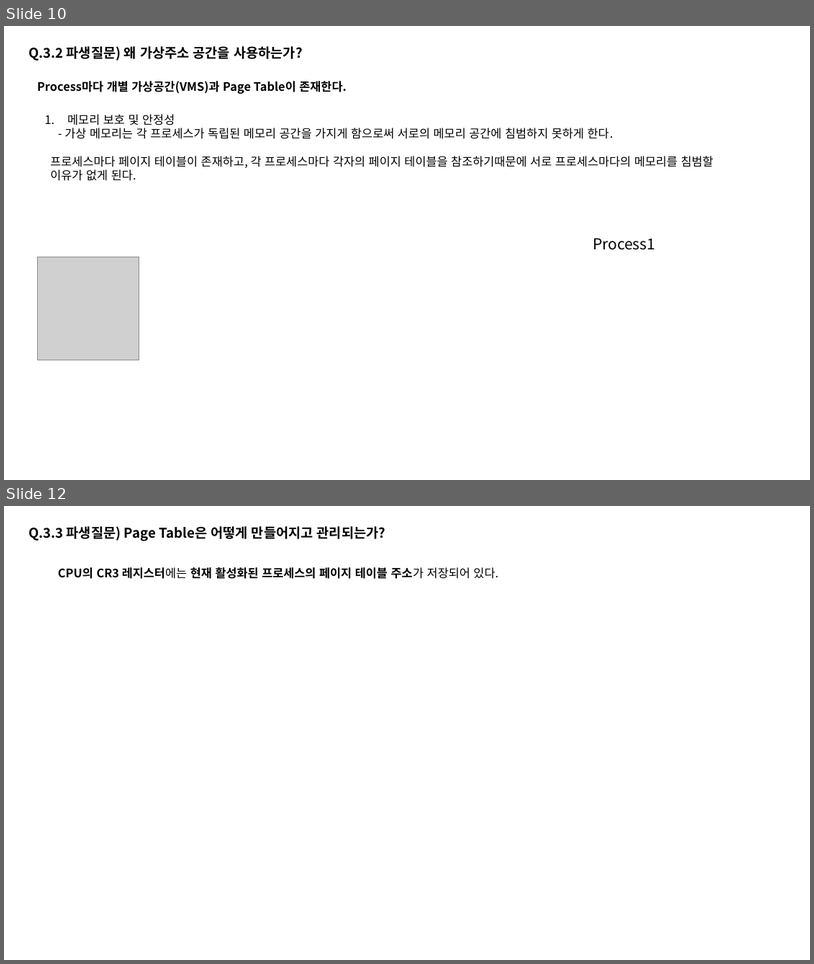
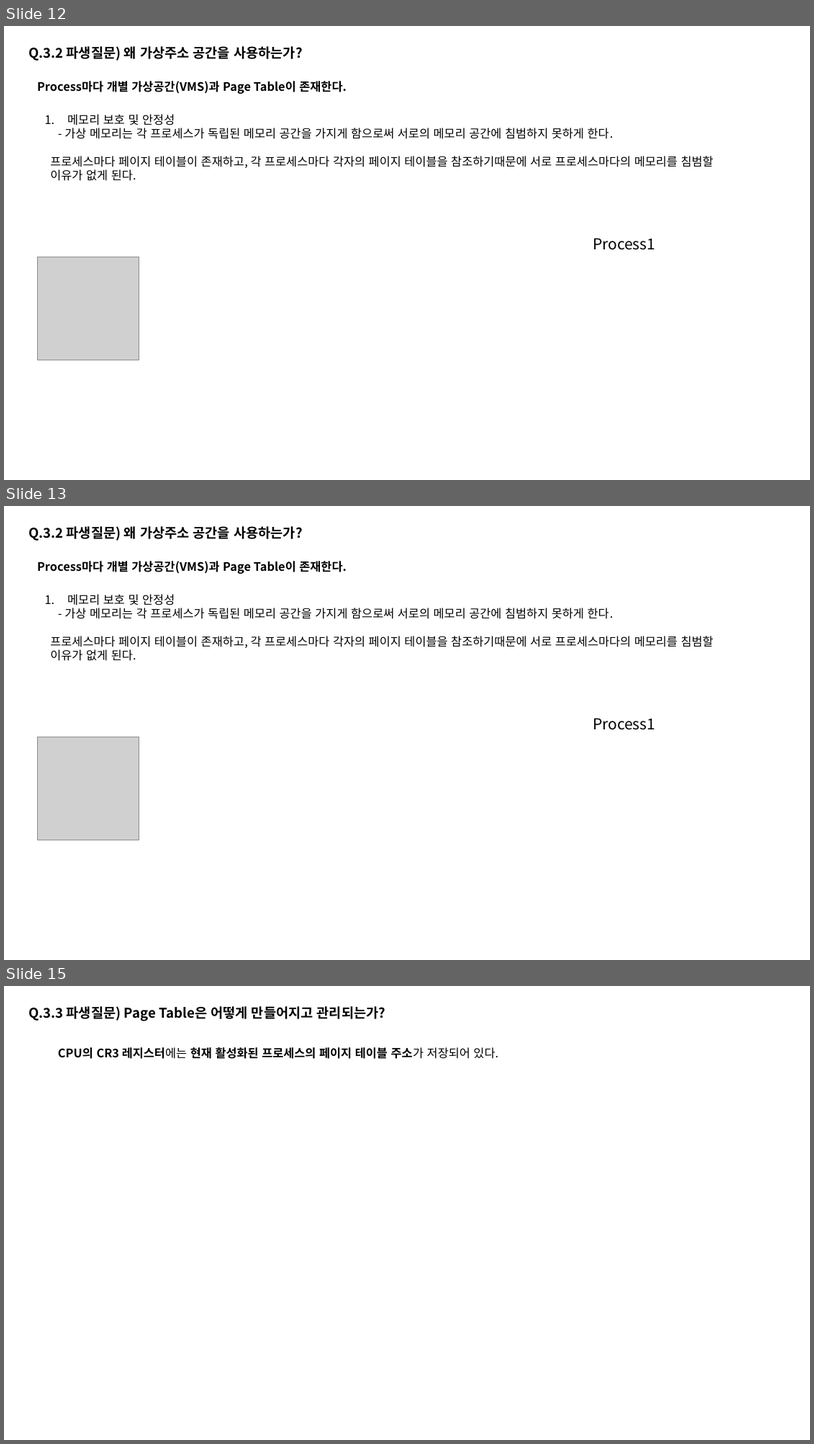
Before and after one commit to taehyuklee/C-CppStudy, a slide deck: CSwithC/CS-explanation.pptx. Shown one above the other, each under a label of ours: slides 10 and 12 before the commit, slides 12, 13 and 15 after it; the slides between them are not shown. The pictures are 814x964 and 814x1444 pixels, drawn with LibreOffice and Linux fonts; fonts in the diff are those of the drawing; grey boxes stand for pictures. Boxes give left, top, right and bottom in pixels: in the first picture for what was removed or moved away, otherwise in the second. Text is boxed around its words. In the diff, an @@ line names an element or a change of style, - is before the commit and + after.

```diff
--- a/CSwithC/CS-explanation.pptx
+++ b/CSwithC/CS-explanation.pptx
@@ slide 13 added at <box>4,506,810,960</box>, background #FFFFFF @@
@@ text added at <box>28,526,302,541</box>, 16 pt, text #000000, bold @@
+Q.3.2 파생질문) 왜 가상주소 공간을 사용하는가?
@@ text added at <box>37,561,347,574</box>, 14 pt, text #000000, bold @@
+Process마다 개별 가상공간(VMS)과 Page Table이 존재한다.
@@ text added at <box>64,594,614,619</box>, 14 pt, text #000000 @@
+1. 메모리 보호 및 안정성
+- 가상 메모리는 각 프로세스가 독립된 메모리 공간을 가지게 함으로써 서로의 메모리 공간에 침범하지 못하게 한다.
@@ text added at <box>50,636,714,661</box>, 14 pt, text #000000 @@
+프로세스마다 페이지 테이블이 존재하고, 각 프로세스마다 각자의 페이지 테이블을 참조하기때문에 서로 프로세스마다의 메모리를 침범할 이유가 없게 된다.
@@ text added at <box>593,718,656,730</box>, 18 pt, text #000000 @@
+Process1
@@ picture added at <box>38,737,139,840</box> @@
@@ what was slide 10 is now slide 12 @@
@@ what was slide 12 is now slide 15 @@
```
Also in this commit, not shown: 2 slides changed, 2 other slides added.
